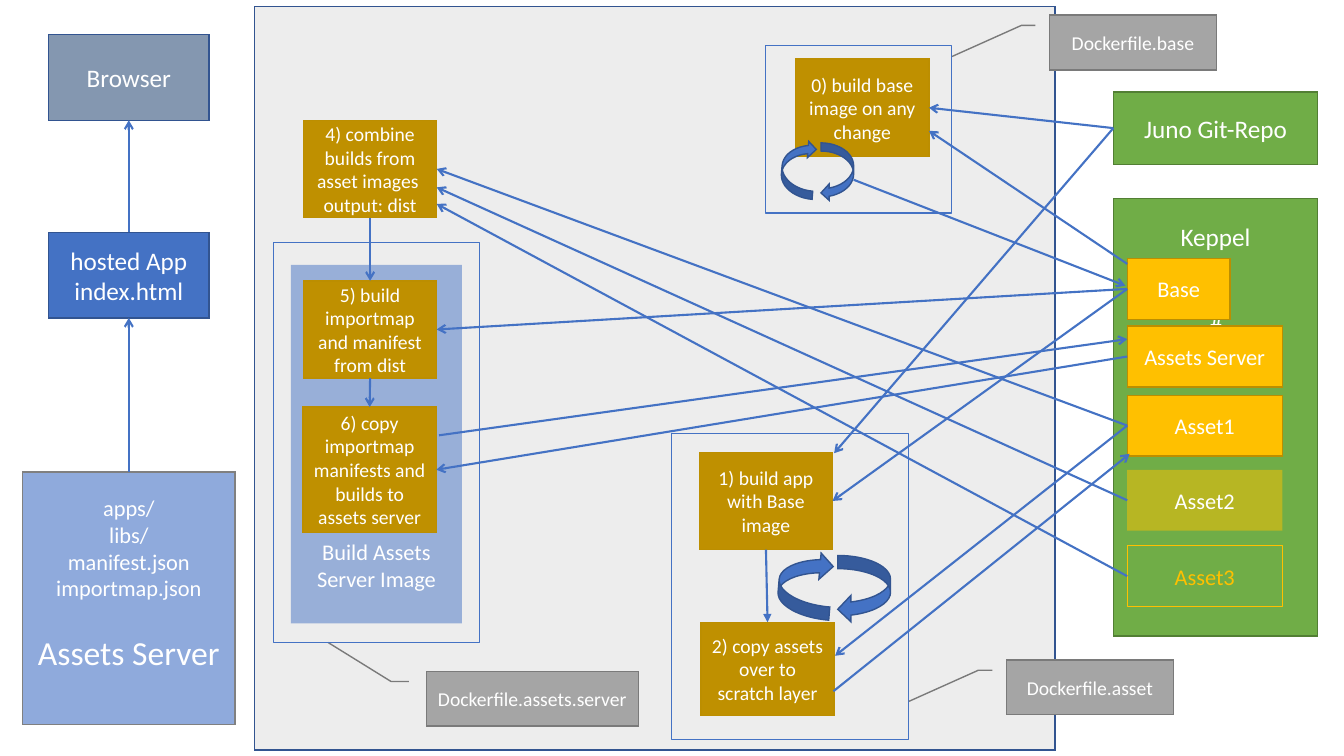
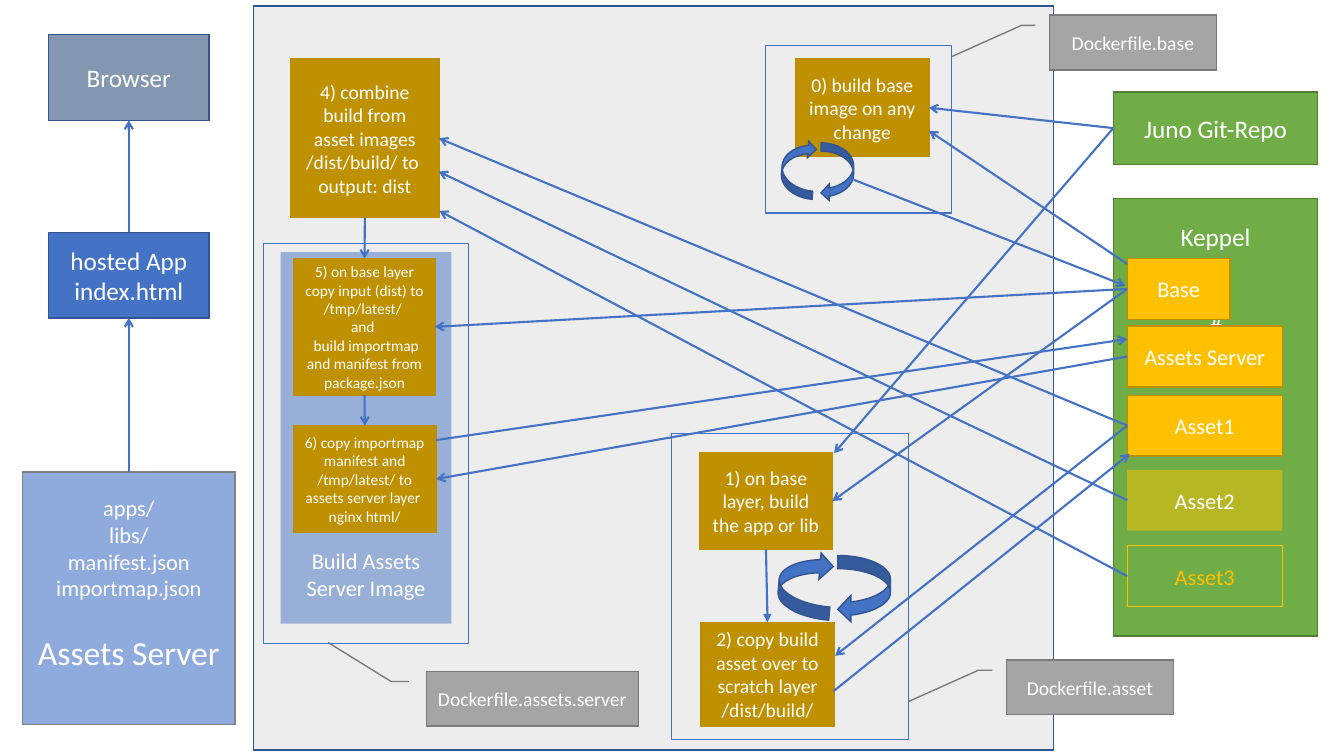
Before and after one commit to sapcc/juno, a slide deck: slide 1 of ci/assets_build.pptx. Drawn at 1344x756 pixels with LibreOffice and Linux fonts; fonts in the diff are those of the drawing. Boxes give left, top, right and bottom in pixels: in the first picture for what was removed or moved away, otherwise in the second. Text is boxed around its words. In the diff, an @@ line names an element or a change of style, - is before the commit and + after.

Commit message:
adjust docu to build assets

```diff
--- a/ci/assets_build.pptx
+++ b/ci/assets_build.pptx
@@ rectangle "4) combine build from asset ..." resized from (x1=303, y1=120, x2=437, y2=217) to (x1=290, y1=59, x2=439, y2=218) @@
@@ text in rectangle at (x1=306, y1=85, x2=419, y2=170): text changed @@
-4) combine builds from asset images
+4) combine build from asset images
+/dist/build/ to
@@ arrow moved from (1127, 425) - (437, 169) to (1127, 425) - (440, 138) @@
@@ arrow moved from (1127, 500) - (437, 188) to (1127, 500) - (439, 171) @@
@@ arrow moved from (370, 218) - (370, 281) to (365, 218) - (365, 259) @@
@@ arrow moved from (1127, 577) - (437, 204) to (1127, 577) - (440, 211) @@
@@ rectangle moved from (x1=274, y1=242, x2=480, y2=642) to (x1=263, y1=243, x2=469, y2=643) @@
@@ rectangle "Build Assets" resized from (x1=291, y1=265, x2=463, y2=624) to (x1=280, y1=252, x2=452, y2=623) @@
@@ rectangle "5) on base layer copy ..." resized from (x1=303, y1=281, x2=437, y2=378) to (x1=294, y1=259, x2=436, y2=396) @@
@@ text in rectangle at (x1=305, y1=266, x2=423, y2=391): text changed; size 14 to 11 pt @@
-5) build importmap and manifest from dist
+5) on base layer copy input (dist) to /tmp/latest/
+and
+build importmap and manifest from package.json
@@ arrow moved from (1127, 289) - (437, 330) to (1127, 289) - (436, 327) @@
@@ arrow moved from (440, 436) - (1127, 339) to (436, 441) - (1127, 339) @@
@@ arrow moved from (1127, 357) - (437, 470) to (1127, 357) - (437, 479) @@
@@ arrow moved from (370, 378) - (370, 407) to (365, 395) - (365, 425) @@
@@ rectangle "6) copy importmap manifest and ..." resized from (x1=303, y1=407, x2=437, y2=532) to (x1=293, y1=425, x2=437, y2=532) @@
@@ text in rectangle at (x1=305, y1=437, x2=424, y2=525): text changed; size 14 to 11 pt @@
-6) copy importmap manifests and builds to assets server
+6) copy importmap manifest and /tmp/latest/ to assets server layer nginx html/
@@ text in rectangle at (x1=713, y1=471, x2=819, y2=535): text changed @@
-1) build app with Base image
+1) on base layer, build the app or lib
@@ rectangle "2) copy build asset over ..." resized from (x1=701, y1=622, x2=834, y2=715) to (x1=701, y1=622, x2=834, y2=726) @@
@@ text in rectangle at (x1=716, y1=632, x2=819, y2=718): text changed @@
-2) copy assets over to scratch layer
+2) copy build asset over to scratch layer
+/dist/build/
```
Also in this commit, not shown: 4 other files.
